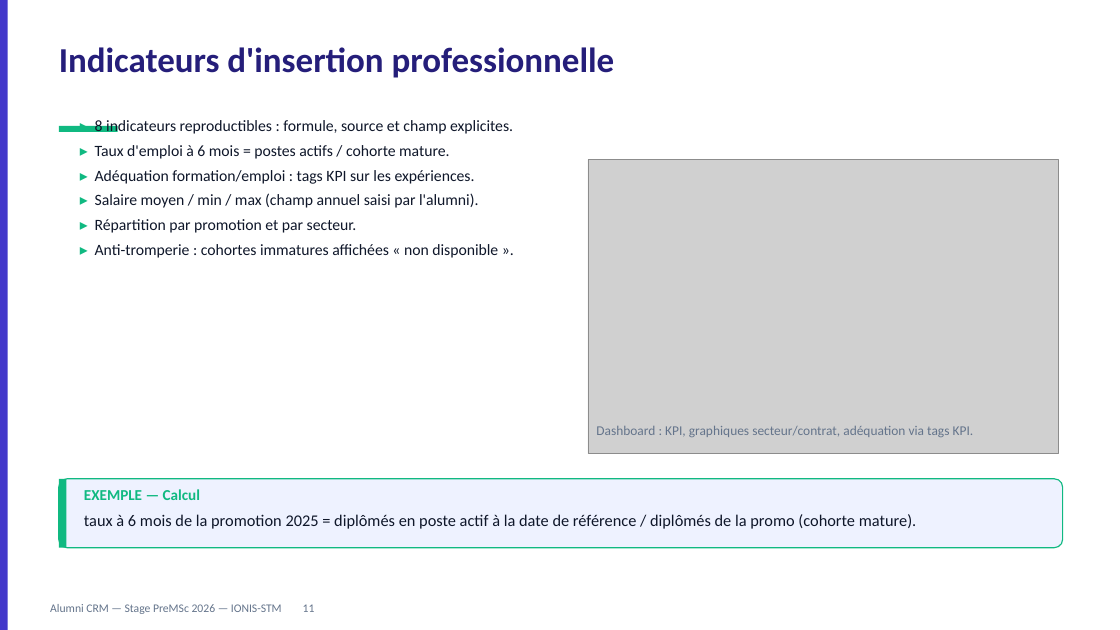
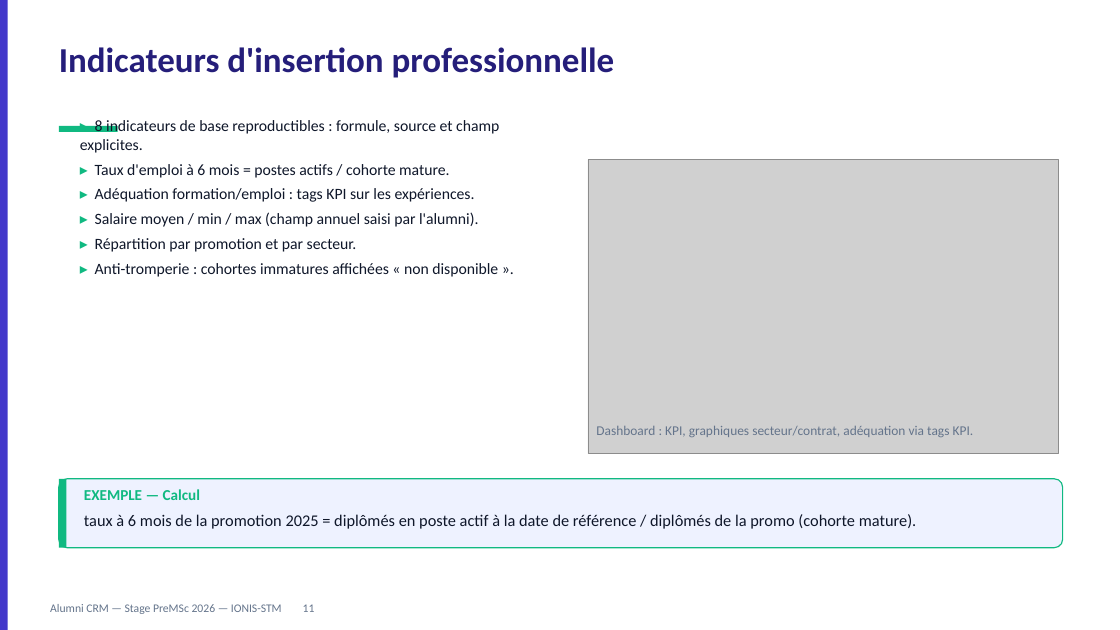
Before and after one commit to Rafikdjm/CRM_IONIS, a slide deck: slide 11 of Rapport/Soutenance - Alumni CRM - PreMSc 2026.pptx. Drawn at 1120x630 pixels with LibreOffice and Linux fonts; fonts in the diff are those of the drawing; grey boxes stand for pictures. Boxes give left, top, right and bottom in pixels: in the first picture for what was removed or moved away, otherwise in the second. Text is boxed around its words. In the diff, an @@ line names an element or a change of style, - is before the commit and + after.

```diff
--- a/Rapport/Soutenance - Alumni CRM - PreMSc 2026.pptx
+++ b/Rapport/Soutenance - Alumni CRM - PreMSc 2026.pptx
@@ text at box(80, 118, 499, 153): text changed @@
-▸ 8 indicateurs reproductibles : formule, source et champ explicites.
+▸ 8 indicateurs de base reproductibles : formule, source et champ explicites.
```
Also in this commit, not shown: 2 other slides changed, 19 other files.
